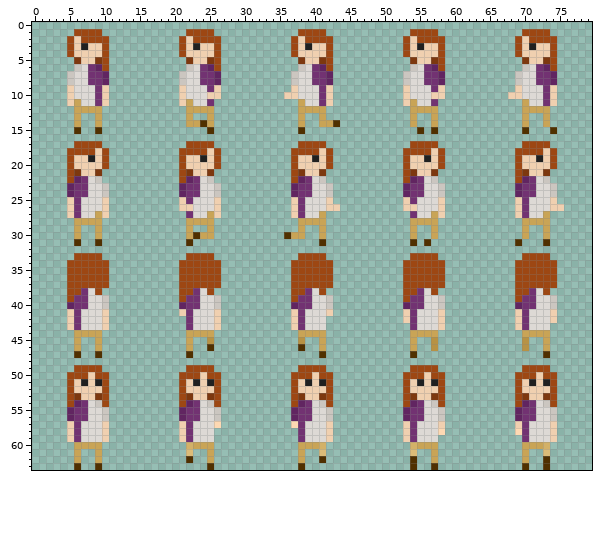
Sprite sheet -- Copernican-Sky/Assets/Sprite/Characters/Aiva_Sheet.png. Above: the version before the commit.
The file is 80x64 pixels.
And afterwards:
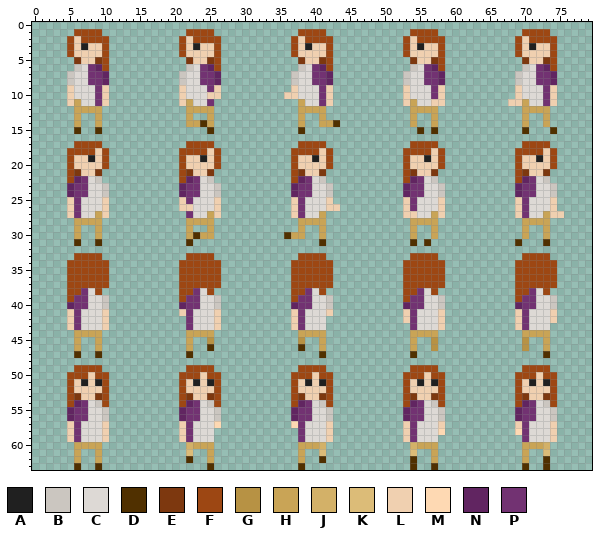
Palette (. is transparent): A #202020  B #cbc6c0  C #ddd9d5  D #503000  E #7d380f  F #9d4713  G #b79244  H #c9a456  J #d3b168  K #dcbc78  L #f0d0b0  M #fed9b3  N #612561  P #723272
Changes in this commit:
@@ x 55..71 @@
  9 CCPL..........LCC
-10 CCLL.........LLCC
-11 CCP............HC
+10 CCPL..........LCC
+11 CCLL.........LLHC
 12 HHH............HH
@@ x 51..77 @@
 25 ..LPCCCL..........LPCCCL...
-26 ..LLCCCL..........LPCCCLL..
-27 ...PCCHL..........LPCCH....
+26 ..LPCCCL..........LPCCCL...
+27 ..LLCCHL..........LPCCHLL..
 28 ...HHHH............HHHH....
